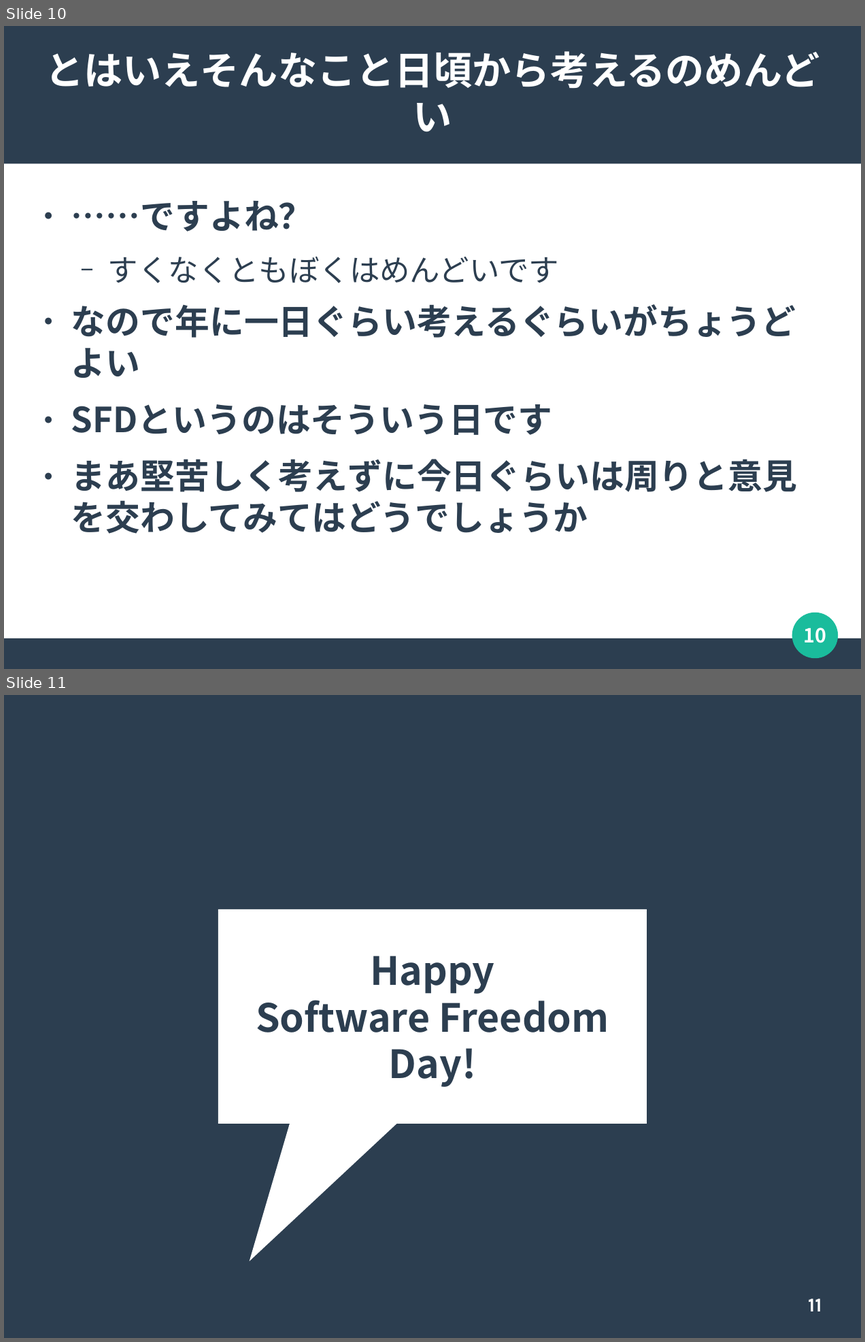
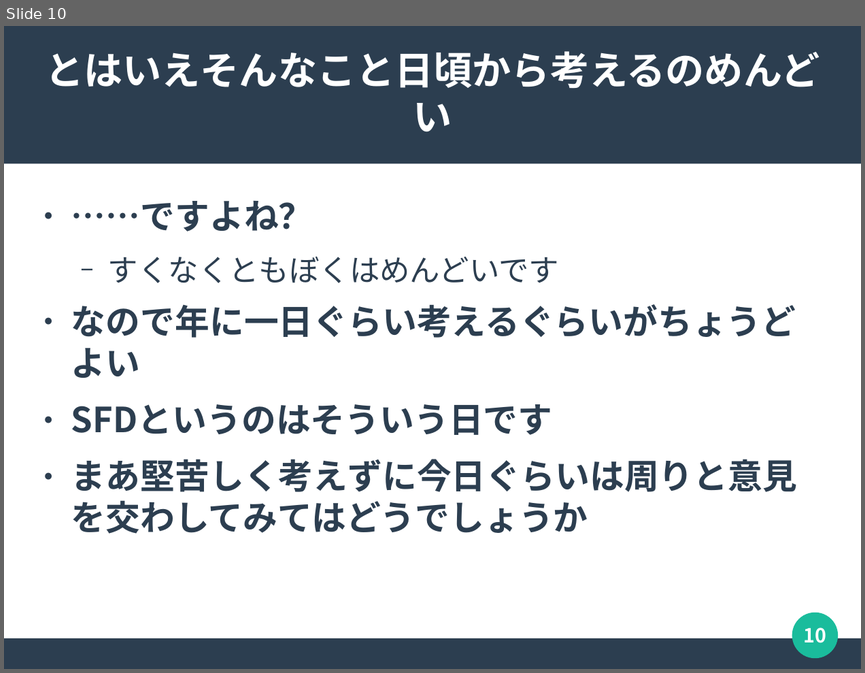
Before and after one commit to naruoga/presentations, a slide deck: SFD2026_Koedo_Sep.odp. Shown one above the other, each under a label of ours: slides 10 and 11 before the commit, slide 10 after it. The pictures are 865x1342 and 865x673 pixels, drawn with LibreOffice and Linux fonts; fonts in the diff are those of the drawing. Boxes give left, top, right and bottom in pixels: in the first picture for what was removed or moved away, otherwise in the second. Text is boxed around its words. In the diff, an @@ line names an element or a change of style, - is before the commit and + after.

```diff
--- a/SFD2026_Koedo_Sep.odp
+++ b/SFD2026_Koedo_Sep.odp
@@ slide 11 removed at (x1=4, y1=695, x2=861, y2=1338), background #2C3E50 @@
@@ speech box removed at (x1=219, y1=910, x2=647, y2=1124) @@
@@ title removed at (x1=256, y1=955, x2=609, y2=1087) @@
-Happy
-Software Freedom
-Day!
@@ page number removed at (x1=808, y1=1298, x2=821, y2=1311) @@
-11
```
Also in this commit, not shown: 1 slide changed, 1 slide added.
